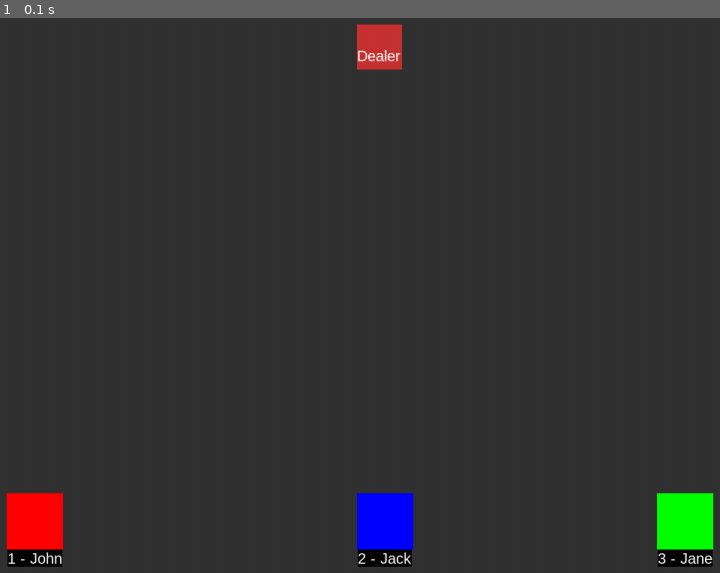
Above: before the commit, frame 1.
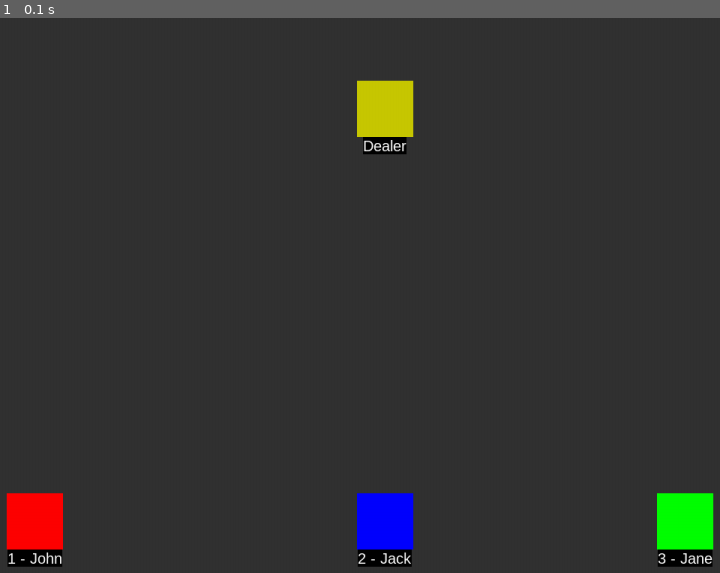
Above: after the commit, the same moment.

Repository: ekoret/blackjack-py
Game: pygame game, started from main.py
Two runs of this game, one before a commit and one after it. Both use one fixed random seed, a clock stepped at 60 frames per second and the inputs below.
Inputs:
- Up to frame 1 (0.1 s): no input

The runs differ from the first frame. In frame 1, 1.5% of the frame differs, in the area x 49-58%, y 1-25%.

Commit message:
update dealer draw

Diff:
--- a/game.py
+++ b/game.py
@@ -65,9 +65,9 @@
 
     def run_game(self):
 
-        john = self.add_player("John")
-        jack = self.add_player("Jack")
-        jane = self.add_player("Jane")
+        self.add_player("John")
+        self.add_player("Jack")
+        self.add_player("Jane")
 
         while (True):
             """Event Loop"""
@@ -78,9 +78,8 @@
             """Pygame function and method calls"""
             self.screen.fill(self.settings.bg_colour)  # bg
 
+            """Draw players and dealer"""
             self.dealer.draw()
-            # john.draw()
-            # jack.draw()
             self.draw_players()
 
             pygame.display.flip()
--- a/player.py
+++ b/player.py
@@ -61,22 +61,15 @@
     def __str__(self):
         return f"Dealer({self.name})"
 
-    """The dealer always sits at the same place"""
+    def draw(self):
+        x = self.game.settings.screen_width // 2
+        y = 125
+        size = 75
+        font_size = 20
 
-    def draw(self):
-        self.draw_rect()
-        self.draw_label("Dealer")
-
-    def draw_rect(self):
-        pygame.draw.rect(self.screen, (200, 50, 50),
-                         pygame.Rect(self.game.settings.screen_width / 2, 50, 60, 60))
-
-    def draw_label(self, label):
-        text = self.game.font.render(label,
-                                     True, (255, 255, 255))
-        x = self.game.settings.screen_width / 2
-        y = 80
-        self.game.screen.blit(text, (x, y))
+        dealer = Square(x,
+                        y, size, (200, 200, 0), self.name, font_size)
+        dealer.draw(self.screen)
 
 
 class Table(Player):
